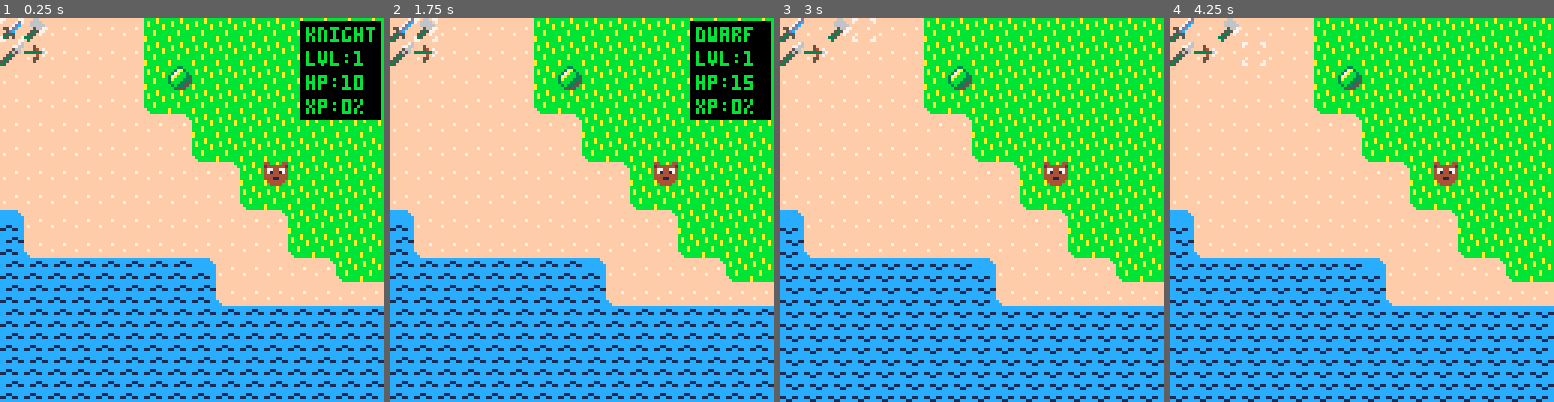
Above: before the commit, frames 1-4 (left to right).
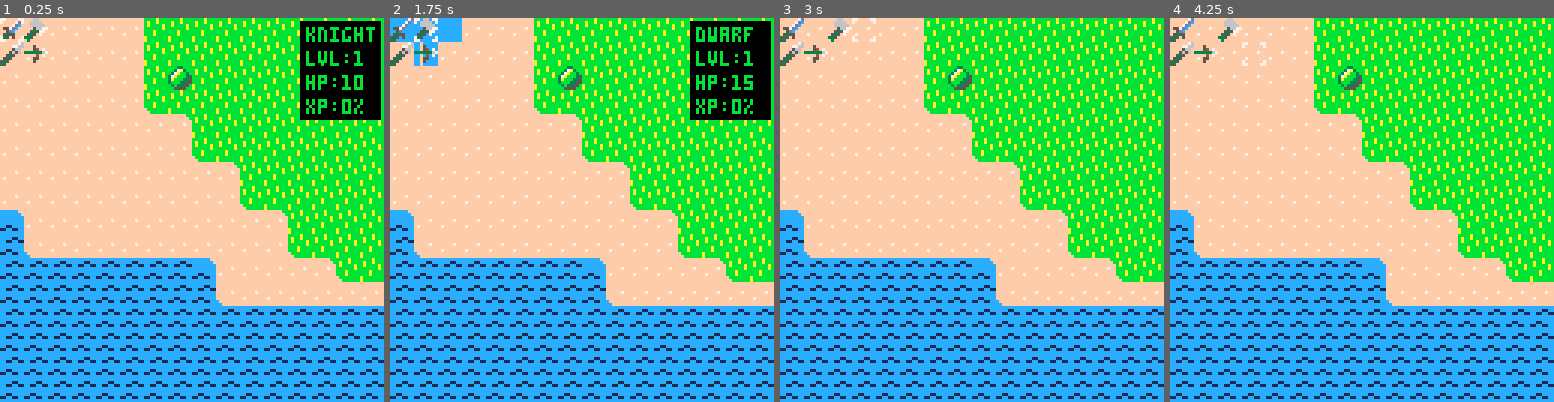
Above: after the commit, the same moments.

Repository: cstephen/PICO-8-Tactics
Game: PICO-8 cartridge tactics.p8
Two runs of this game, one before a commit and one after it. Both use one fixed random seed, a clock stepped at 60 frames per second and the inputs below.
Inputs:
- Up to frame 1 (0.25 s): no input
- Up to frame 2 (1.75 s): tap X (X key) at 0.33, 1.07 s; tap O (Z key) at 0.7, 1.7 s; hold Right from 1.6 s (still down)
- Up to frame 3 (3 s): tap X (X key) at 1.85, 2.97 s; release Right at 2.1 s; tap O (Z key) at 2.1, 2.5, 2.9 s; hold Up 2.15-2.42 s; hold Right from 2.47 s (still down)
- Up to frame 4 (4.25 s): release Right at 3.03 s; hold Left 3.08-3.58 s; tap O (Z key) at 3.3, 3.7, 4.1 s; hold Down 3.63-3.97 s; hold Right from 4.02 s (still down); tap X (X key) at 4.08 s

The runs differ from the first frame. In frame 1, 0.3% of the frame differs, in the area x 68-75%, y 37-44%; in frame 2, 1.3%; in frame 3, 4.4%, in the area x 1-99%, y 37-100%; in frame 4, 4.4%.

Commit message:
Spawn enemy units only on terrain on which they can move.

Diff:
--- a/tactics.p8
+++ b/tactics.p8
@@ -129,8 +129,8 @@
     might = 0,
     speed = 0,
     terrain = {
-      grass = 2,
-      beach = 5,
+      grass = 1,
+      beach = 1,
       water = 1,
       deepwater = 1,
       sand = 1,
@@ -152,12 +152,12 @@
     might = 0,
     speed = 0,
     terrain = {
-      grass = 1,
-      beach = 1,
+      grass = 2,
+      beach = 2,
       water = 1,
       deepwater = 1,
-      sand = 1,
-      bridge = 1,
+      sand = 2,
+      bridge = 2,
       obstacle = 0
     }
   },
@@ -175,12 +175,12 @@
     might = 0,
     speed = 0,
     terrain = {
-      grass = 0.25,
-      beach = 1,
+      grass = 2,
+      beach = 2,
       water = 1,
       deepwater = 1,
-      sand = 1,
-      bridge = 1,
+      sand = 2,
+      bridge = 2,
       obstacle = 0
     }
   },
@@ -199,11 +199,11 @@
     speed = 0,
     terrain = {
       grass = 2,
-      beach = 1,
-      water = 1,
+      beach = 2,
+      water = 2,
       deepwater = 1,
-      sand = 1,
-      bridge = 1,
+      sand = 2,
+      bridge = 2,
       obstacle = 0
     }
   },
@@ -221,12 +221,12 @@
     might = 0,
     speed = 0,
     terrain = {
-      grass = 1,
-      beach = 1,
+      grass = 2,
+      beach = 2,
       water = 1,
       deepwater = 1,
-      sand = 1,
-      bridge = 1,
+      sand = 2,
+      bridge = 2,
       obstacle = 0
     }
   },
@@ -244,12 +244,12 @@
     might = 0,
     speed = 0,
     terrain = {
-      grass = 1,
-      beach = 1,
-      water = 1,
-      deepwater = 1,
-      sand = 1,
-      bridge = 1,
+      grass = 2,
+      beach = 2,
+      water = 2,
+      deepwater = 2,
+      sand = 2,
+      bridge = 2,
       obstacle = 0
     }
   },
@@ -267,11 +267,11 @@
     might = 0,
     speed = 0,
     terrain = {
-      grass = 1,
-      beach = 1,
-      water = 1,
-      deepwater = 1,
-      sand = 1,
+      grass = 2,
+      beach = 2,
+      water = 2,
+      deepwater = 2,
+      sand = 2,
       bridge = 1,
       obstacle = 0
     }
@@ -290,11 +290,11 @@
     might = 0,
     speed = 0,
     terrain = {
-      grass = 1,
-      beach = 1,
+      grass = 2,
+      beach = 2,
       water = 1,
       deepwater = 1,
-      sand = 1,
+      sand = 2,
       bridge = 1,
       obstacle = 0
     }
@@ -313,12 +313,12 @@
     might = 0,
     speed = 0,
     terrain = {
-      grass = 1,
-      beach = 1,
-      water = 1,
-      deepwater = 1,
-      sand = 1,
-      bridge = 1,
+      grass = 0,
+      beach = 0,
+      water = 2,
+      deepwater = 2,
+      sand = 0,
+      bridge = 0,
       obstacle = 0
     }
   },
@@ -338,8 +338,8 @@
     terrain = {
       grass = 1,
       beach = 1,
-      water = 1,
-      deepwater = 1,
+      water = 2,
+      deepwater = 2,
       sand = 1,
       bridge = 1,
       obstacle = 0
@@ -403,7 +403,18 @@
 
   for i=0, 30 do
     local type = randomunits[flr(rnd(#randomunits)) + 1]
-    add(g_units.evil, createunit(type, 1, "evil", flr(rnd(127)) + 1, flr(rnd(31)) + 1))
+
+    local randx
+    local randy
+    local terraintype
+
+    repeat
+      randx = flr(rnd(127)) + 1
+      randy = flr(rnd(31)) + 1
+      terraintype = g_terrain[randx][randy]
+    until g_archetypes[type].terrain[terraintype] > 0
+
+    add(g_units.evil, createunit(type, 1, "evil", randx, randy))
   end
 
   for i=0, g_gridsize.x do
@@ -1392,41 +1403,41 @@
   if validspace(x - 1, y, steps, obstacles) then
     local movepoints = 1
 
-    if attacking == false then
-      movepoints = 1 / g_chosen.terrain[g_terrain[x-1][y]]
-    end
-
-    crawlspace(x - 1, y, steps - movepoints, sprite, alignments, obstacles, copy(breadcrumb), storebreadcrumb, spaces, attacking)
+    local terrainskill = g_chosen.terrain[g_terrain[x-1][y]]
+    if attacking == false and terrainskill > 0 then
+      movepoints = 1 / terrainskill
+      crawlspace(x - 1, y, steps - movepoints, sprite, alignments, obstacles, copy(breadcrumb), storebreadcrumb, spaces, attacking)
+    end
   end
 
   if validspace(x + 1, y, steps, obstacles) then
     local movepoints = 1
 
-    if attacking == false then
-      movepoints = 1 / g_chosen.terrain[g_terrain[x+1][y]]
-    end
-
-    crawlspace(x + 1, y, steps - movepoints, sprite, alignments, obstacles, copy(breadcrumb), storebreadcrumb, spaces, attacking)
+    local terrainskill = g_chosen.terrain[g_terrain[x+1][y]]
+    if attacking == false and terrainskill > 0 then
+      movepoints = 1 / terrainskill
+      crawlspace(x + 1, y, steps - movepoints, sprite, alignments, obstacles, copy(breadcrumb), storebreadcrumb, spaces, attacking)
+    end
   end
 
   if validspace(x, y - 1, steps, obstacles) then
     local movepoints = 1
 
-    if attacking == false then
-      movepoints = 1 / g_chosen.terrain[g_terrain[x][y-1]]
-    end
-
-    crawlspace(x, y - 1, steps - movepoints, sprite, alignments, obstacles, copy(breadcrumb), storebreadcrumb, spaces, attacking)
+    local terrainskill = g_chosen.terrain[g_terrain[x][y-1]]
+    if attacking == false and terrainskill > 0 then
+      movepoints = 1 / terrainskill
+      crawlspace(x, y - 1, steps - movepoints, sprite, alignments, obstacles, copy(breadcrumb), storebreadcrumb, spaces, attacking)
+    end
   end
 
   if validspace(x, y + 1, steps, obstacles) then
     local movepoints = 1
 
-    if attacking == false then
-      movepoints = 1 / g_chosen.terrain[g_terrain[x][y+1]]
-    end
-
-    crawlspace(x, y + 1, steps - movepoints, sprite, alignments, obstacles, copy(breadcrumb), storebreadcrumb, spaces, attacking)
+    local terrainskill = g_chosen.terrain[g_terrain[x][y+1]]
+    if attacking == false and terrainskill > 0 then
+      movepoints = 1 / terrainskill
+      crawlspace(x, y + 1, steps - movepoints, sprite, alignments, obstacles, copy(breadcrumb), storebreadcrumb, spaces, attacking)
+    end
   end
 
   return spaces
